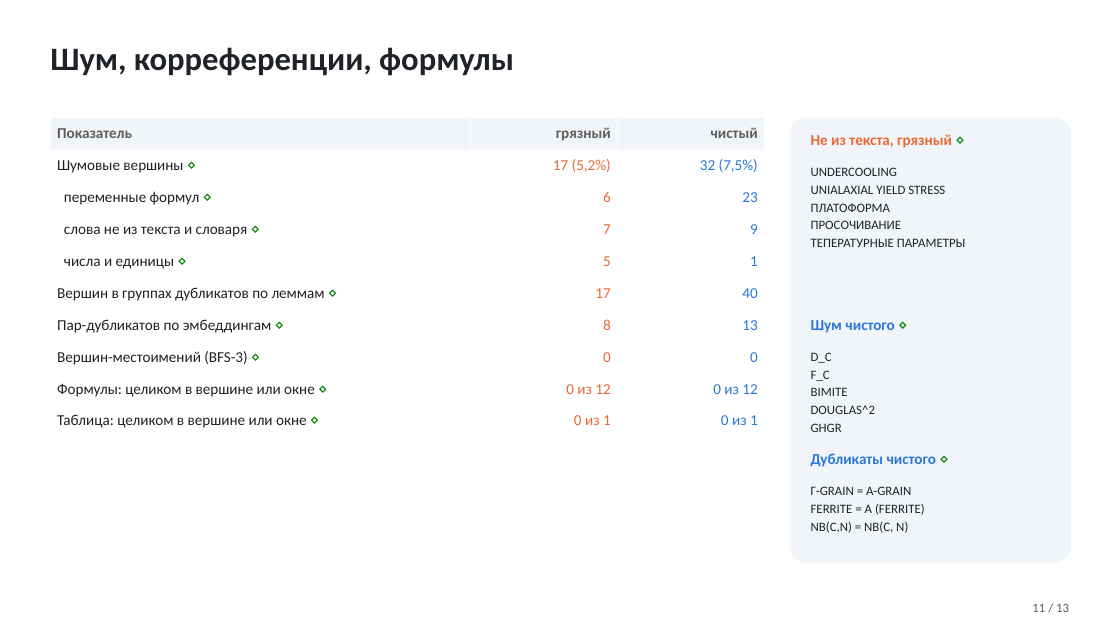
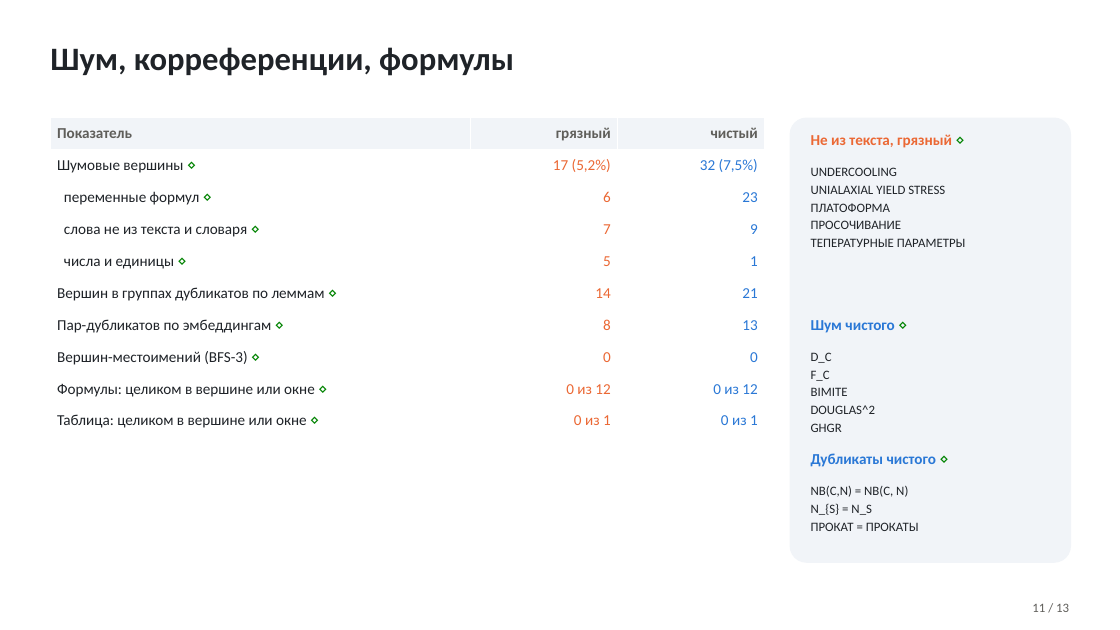
Before and after one commit to TeaDove/mam-26-1, a slide deck: slide 11 of 1-graph/lab-2/results/presentation.pptx. Drawn at 1120x630 pixels with LibreOffice and Linux fonts; fonts in the diff are those of the drawing. Boxes give left, top, right and bottom in pixels: in the first picture for what was removed or moved away, otherwise in the second. Text is boxed around its words. In the diff, an @@ line names an element or a change of style, - is before the commit and + after.

```diff
--- a/1-graph/lab-2/results/presentation.pptx
+++ b/1-graph/lab-2/results/presentation.pptx
@@ table at <box>50,118,765,437</box> @@
-row 6, column 2: 17
+row 6, column 2: 14
-row 6, column 3: 40
+row 6, column 3: 21
@@ text at <box>811,486,925,515</box>: paragraphs removed @@
-Γ-GRAIN = Α-GRAIN
-FERRITE = Α (FERRITE)
@@ text at <box>811,503,919,531</box>: paragraphs added @@
+N_{S} = N_S
+ПРОКАТ = ПРОКАТЫ
```
Also in this commit, not shown: 4 other slides changed, 25 other files.
